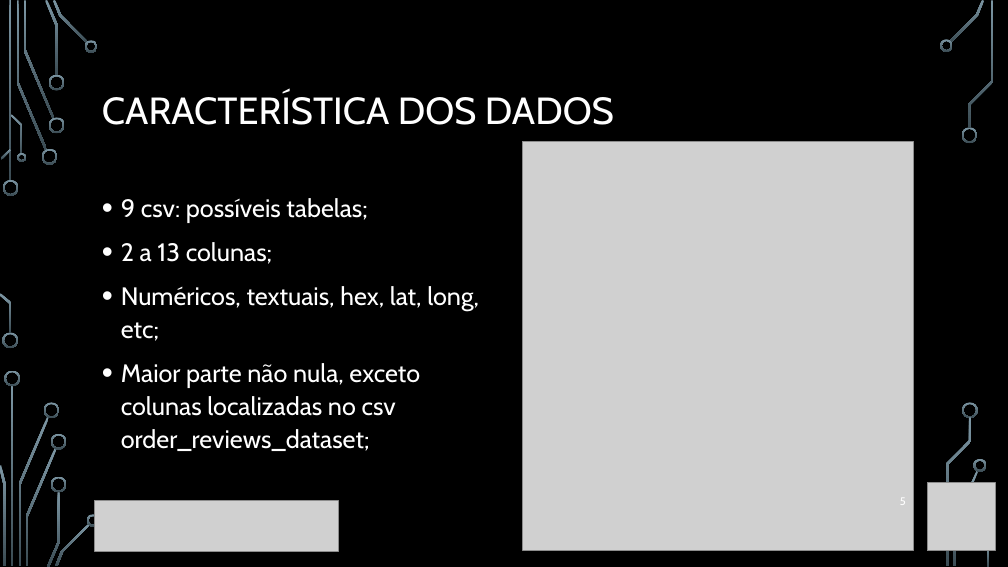
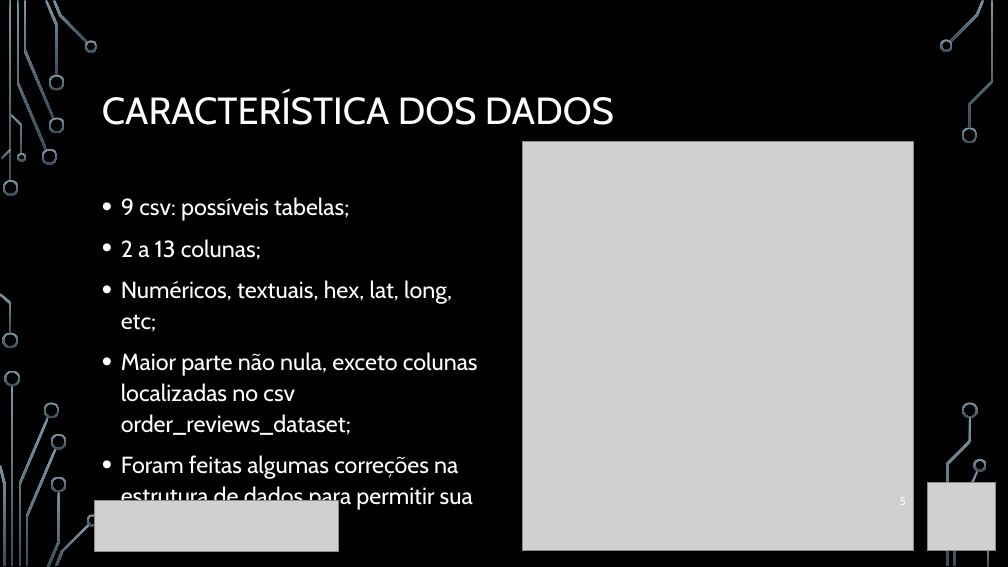
Before and after one commit to WilianCavassin/DataEngineer_Olist, a slide deck: slide 5 of Presentations/Work at olist [Autosaved].pptx. Drawn at 1008x567 pixels with LibreOffice and Linux fonts; fonts in the diff are those of the drawing; grey boxes stand for pictures; background and template pictures are left out. Boxes give left, top, right and bottom in pixels: in the first picture for what was removed or moved away, otherwise in the second. Text is boxed around its words. In the diff, an @@ line names an element or a change of style, - is before the commit and + after.

```diff
--- a/Presentations/Work at olist [Autosaved].pptx
+++ b/Presentations/Work at olist [Autosaved].pptx
@@ text at [121,197,478,435]: size 24 to 22.2 pt in "9 csv: possíveis tabelas;", "2 a 13 colunas;", "Numéricos, textuais, hex, lat, long, etc;", "Maior parte não nula, exceto colunas localizadas ..." @@
@@ text at [121,455,473,510]: paragraph added @@
+• Foram feitas algumas correções na estrutura de dados para permitir sua importação;
```
Also in this commit, not shown: 9 other slides changed, 5 slides added, 3 slides removed, 7 other files.
